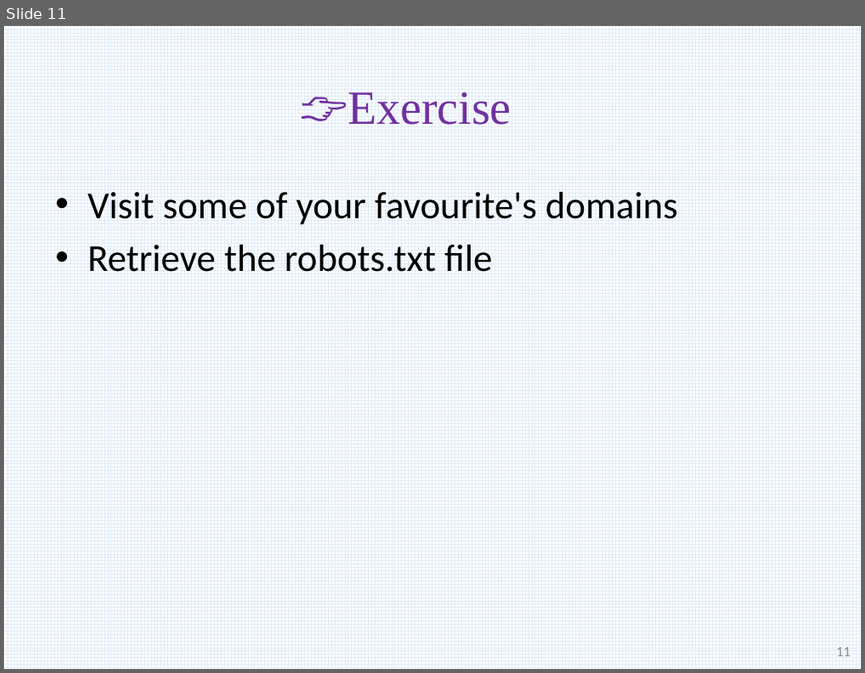
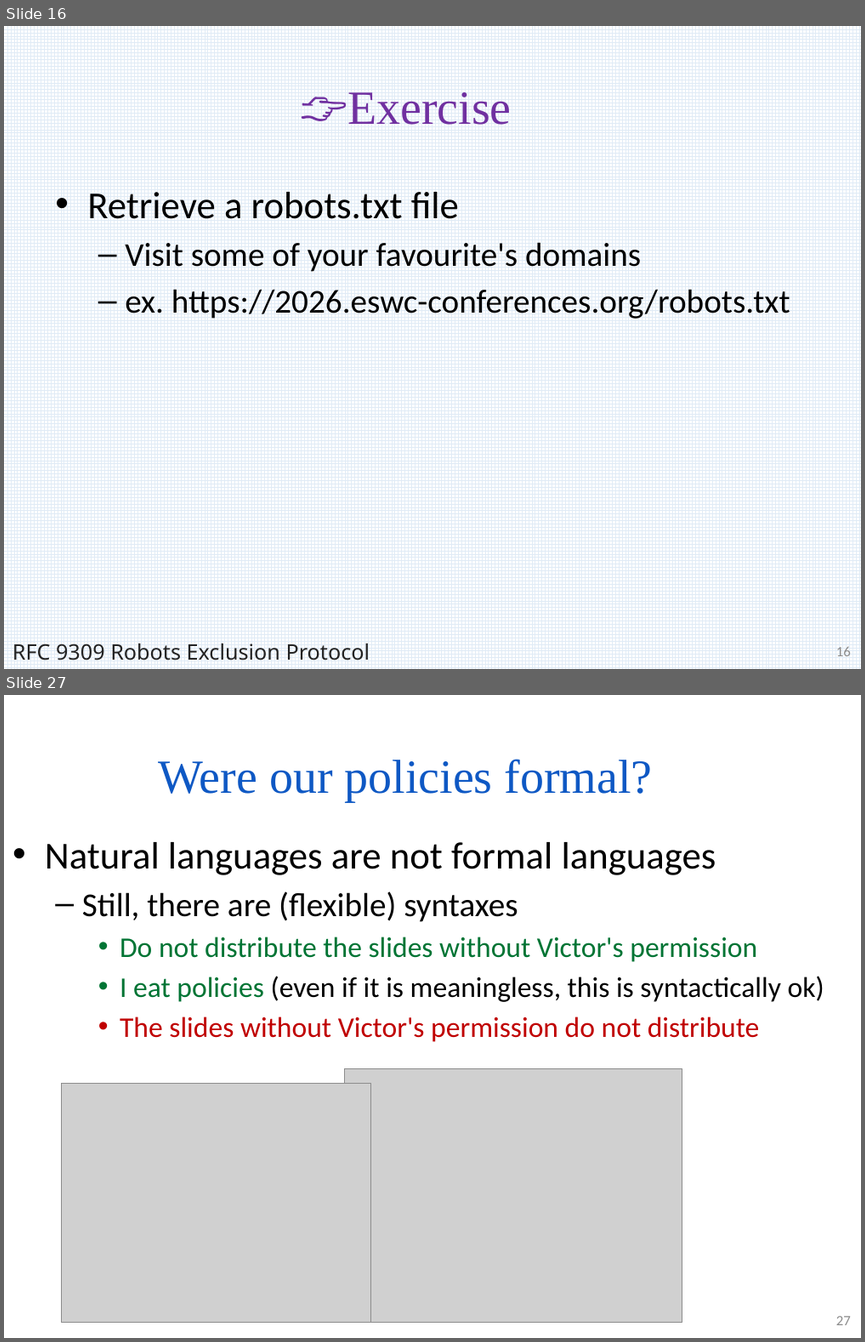
Before and after one commit to PoTr-KNoWS/odrl-tutorial, a slide deck: presentations/2026.05.10 Introduction to policies, policy languages and ODRL (Víctor).pptx. Shown one above the other, each under a label of ours: slide 11 before the commit, slides 16 and 27 after it; the slides between them are not shown. The pictures are 865x673 and 865x1342 pixels, drawn with LibreOffice and Linux fonts; fonts in the diff are those of the drawing; grey boxes stand for pictures; background and template pictures are left out. Boxes give left, top, right and bottom in pixels: in the first picture for what was removed or moved away, otherwise in the second. Text is boxed around its words. In the diff, an @@ line names an element or a change of style, - is before the commit and + after.

```diff
--- a/presentations/2026.05.10 Introduction to policies, policy languages and ODRL (Víctor).pptx
+++ b/presentations/2026.05.10 Introduction to policies, policy languages and ODRL (Víctor).pptx
@@ slide 27 added at [4, 695, 861, 1338], background #FFFFFF @@
@@ title added at [159, 759, 653, 802], 40 pt, text #0E58C4 @@
+Were our policies formal?
@@ text added at [45, 842, 824, 1042], 24 pt, text #000000 @@
+• Natural languages are not formal languages
+  – Still, there are (flexible) syntaxes
+    • Do not distribute the slides without Victor's permission
+    • I eat policies (even if it is meaningless, this is syntactically ok)
+    • The slides without Victor's permission do not distribute
@@ picture added at [345, 1068, 682, 1321] @@
@@ picture added at [62, 1083, 371, 1322] @@
@@ page number added at [836, 1315, 851, 1325], 12 pt, text #8C8C8C @@
+27
@@ what was slide 11 is now slide 16 @@
@@ slide 16 changed as well @@
@@ text at [87, 192, 459, 219]: paragraph added @@
+• Retrieve a robots.txt file
@@ text at [125, 242, 641, 272]: size 32 to 28 pt in "Visit some of your favourite's domains"; bullet • to –; list level 1 to 2 in "Visit some of your favourite's ..." @@
@@ text at [125, 289, 790, 318]: text changed; size 32 to 28 pt @@
-• Retrieve the robots.txt file
+  – ex. https://2026.eswc-conferences.org/robots.txt
@@ text added at [12, 643, 370, 660], 18 pt, text #222222 @@
+RFC 9309 Robots Exclusion Protocol
@@ page number at [836, 646, 851, 656]: text changed @@
-11
+16
```
Also in this commit, not shown: 15 other slides changed, 39 other slides added, 2 slides removed.
